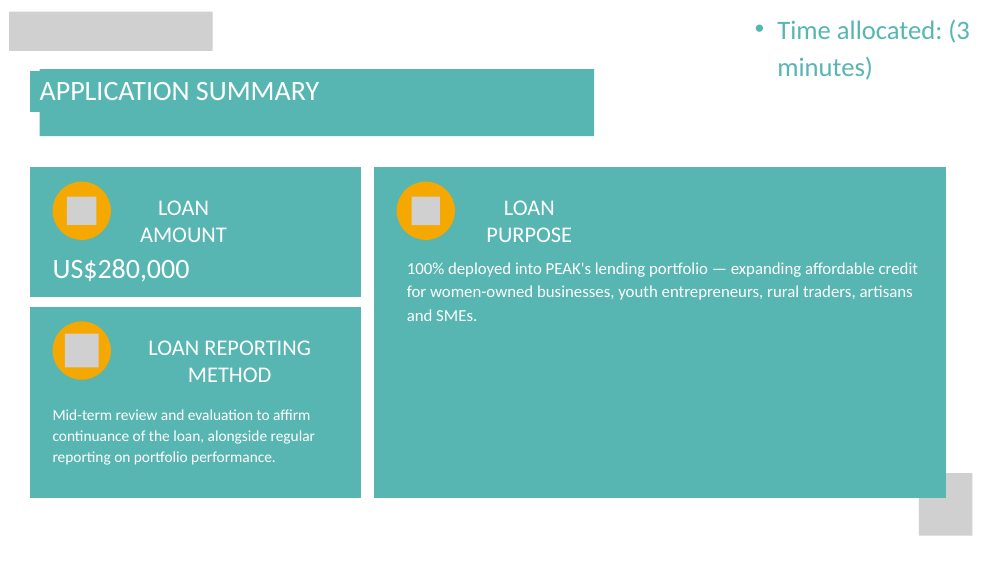
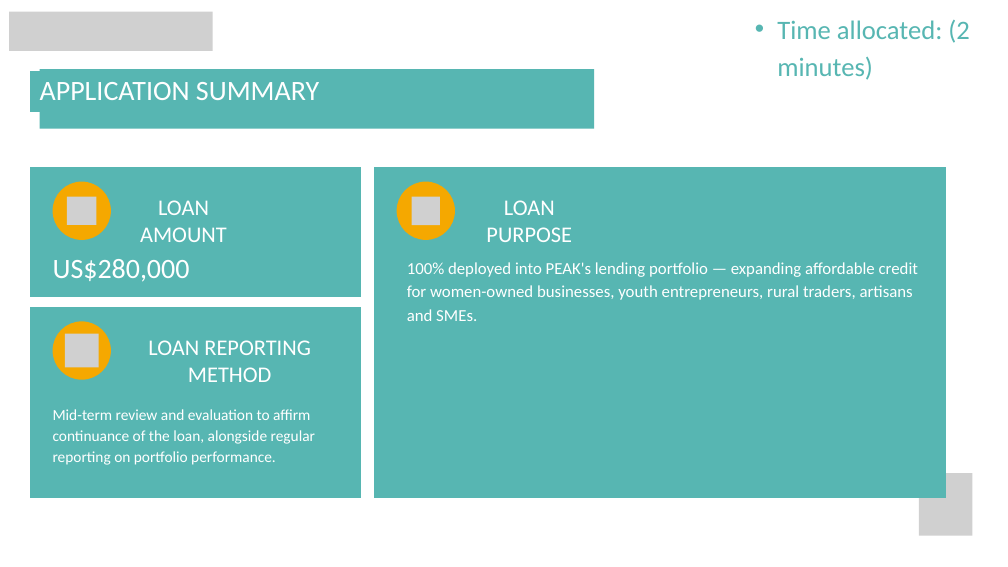
Before and after one commit to jakoyere-collab/NGO-Opportunities, a slide deck: slide 6 of deliverables/PEAK_Formal_Loan_Application_Presentation.pptx. Drawn at 1008x567 pixels with LibreOffice and Linux fonts; fonts in the diff are those of the drawing; grey boxes stand for pictures. Boxes give left, top, right and bottom in pixels: in the first picture for what was removed or moved away, otherwise in the second. Text is boxed around its words. In the diff, an @@ line names an element or a change of style, - is before the commit and + after.

```diff
--- a/deliverables/PEAK_Formal_Loan_Application_Presentation.pptx
+++ b/deliverables/PEAK_Formal_Loan_Application_Presentation.pptx
@@ text at (777, 20, 970, 80): text changed @@
-  • Time allocated: (3 minutes)
+  • Time allocated: (2 minutes)
@@ rectangle: place and size @@
-rectangle at (40, 69, 594, 136)
+rectangle at (40, 69, 594, 129)
```
Also in this commit, not shown: 9 other slides changed, 6 slides added.
